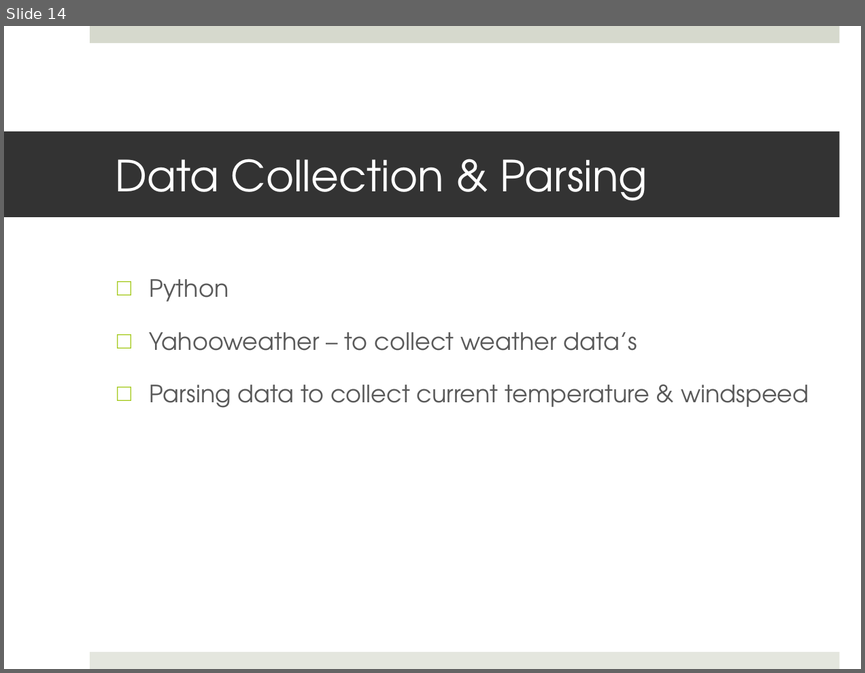
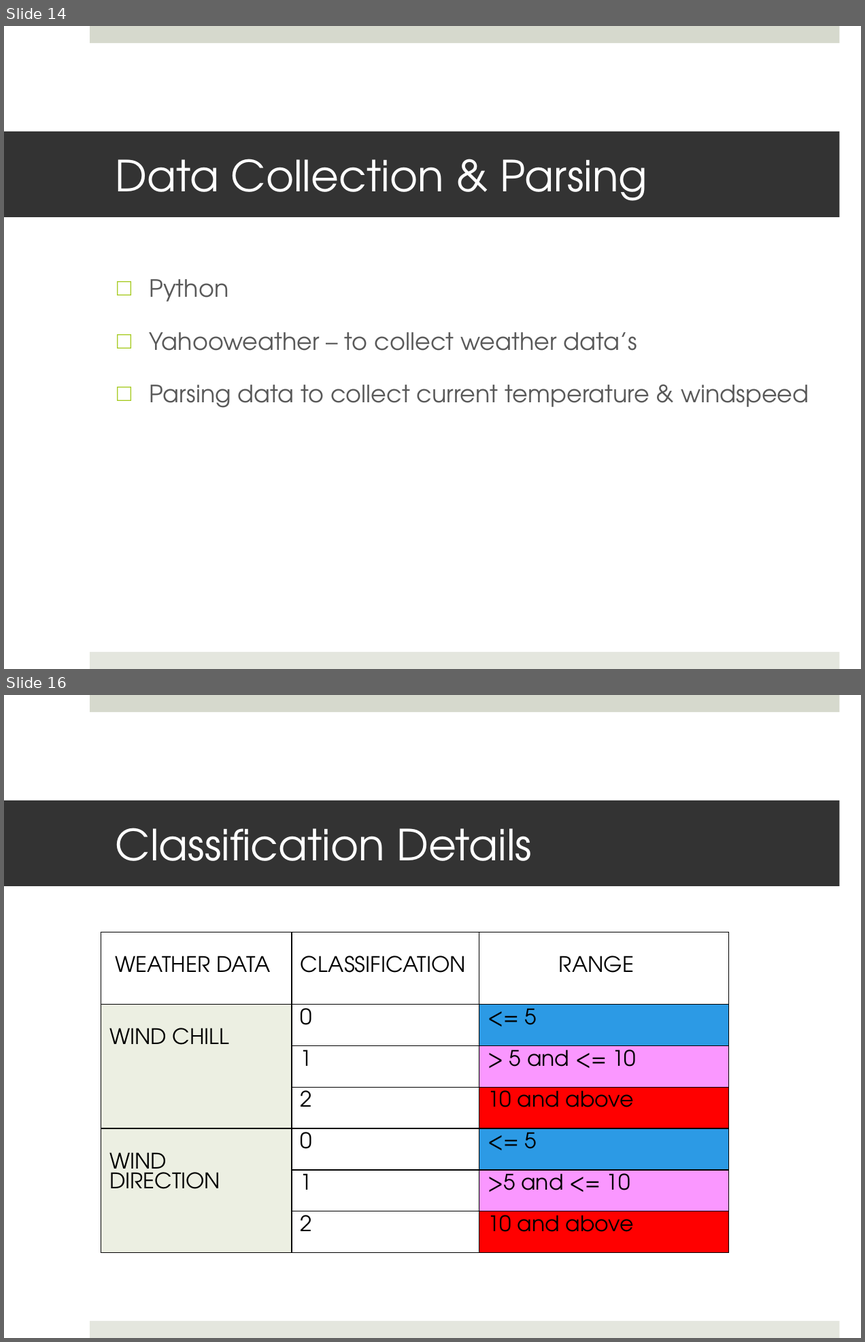
Before and after one commit to sasmita/QuantumLight, a slide deck: QL_Presentation1.pptx. Shown one above the other, each under a label of ours: slide 14 before the commit, slides 14 and 16 after it; the slides between them are not shown. The pictures are 865x673 and 865x1342 pixels, drawn with LibreOffice and Linux fonts; fonts in the diff are those of the drawing. Boxes give left, top, right and bottom in pixels: in the first picture for what was removed or moved away, otherwise in the second. Text is boxed around its words. In the diff, an @@ line names an element or a change of style, - is before the commit and + after.

Commit message:
Updated slides with classification part

```diff
--- a/QL_Presentation1.pptx
+++ b/QL_Presentation1.pptx
@@ slide 16 added at (4,695,861,1338), background #FFFFFF; not listed: 2 template elements that a slide beside it also shows @@
@@ title added at (4,800,839,886), fill #333333, 36 pt, text #FFFFFF @@
+Classification Details
@@ table added at (101,932,729,1252), 7 rows, 3 columns @@
+WEATHER DATA | CLASSIFICATION | RANGE
+WIND CHILL | 0 | <= 5
+ | 1 | > 5 and <= 10
+ | 2 | 10 and above
+WIND DIRECTION | 0 | <= 5
+ | 1 | >5 and <= 10
+ | 2 | 10 and above
```
Also in this commit, not shown: 1 other slide added, 1 slide removed.
